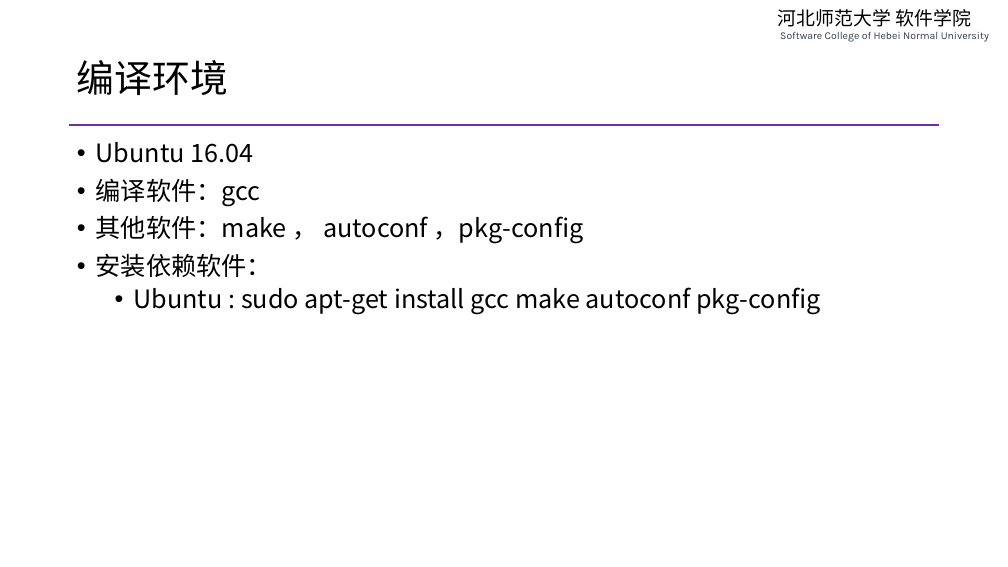
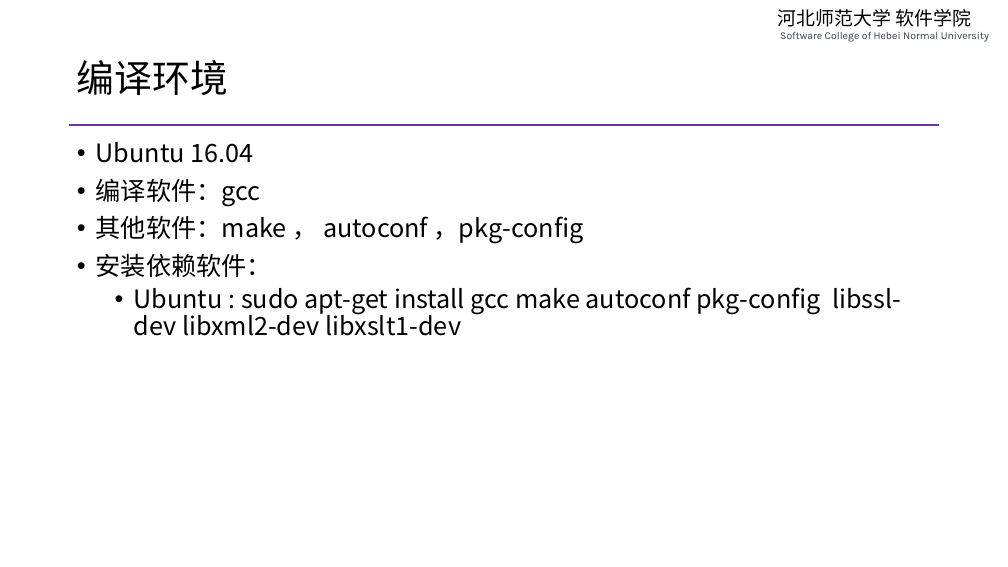
Before and after one commit to edu2act/course-php-serverside-development-on-linux, a slide deck: slide 8 of materials/slides/ch02-complie-php-source-code.pptx. Drawn at 1008x567 pixels with LibreOffice and Linux fonts; fonts in the diff are those of the drawing. Boxes give left, top, right and bottom in pixels: in the first picture for what was removed or moved away, otherwise in the second. Text is boxed around its words. In the diff, an @@ line names an element or a change of style, - is before the commit and + after.

```diff
--- a/materials/slides/ch02-complie-php-source-code.pptx
+++ b/materials/slides/ch02-complie-php-source-code.pptx
@@ text at bbox=[134, 287, 901, 336]: text changed @@
-  • Ubuntu : sudo apt-get install gcc make autoconf pkg-config
+  • Ubuntu : sudo apt-get install gcc make autoconf pkg-config libssl-dev libxml2-dev libxslt1-dev
```
Also in this commit, not shown: 4 other slides changed, 5 slides added, 1 other file.
